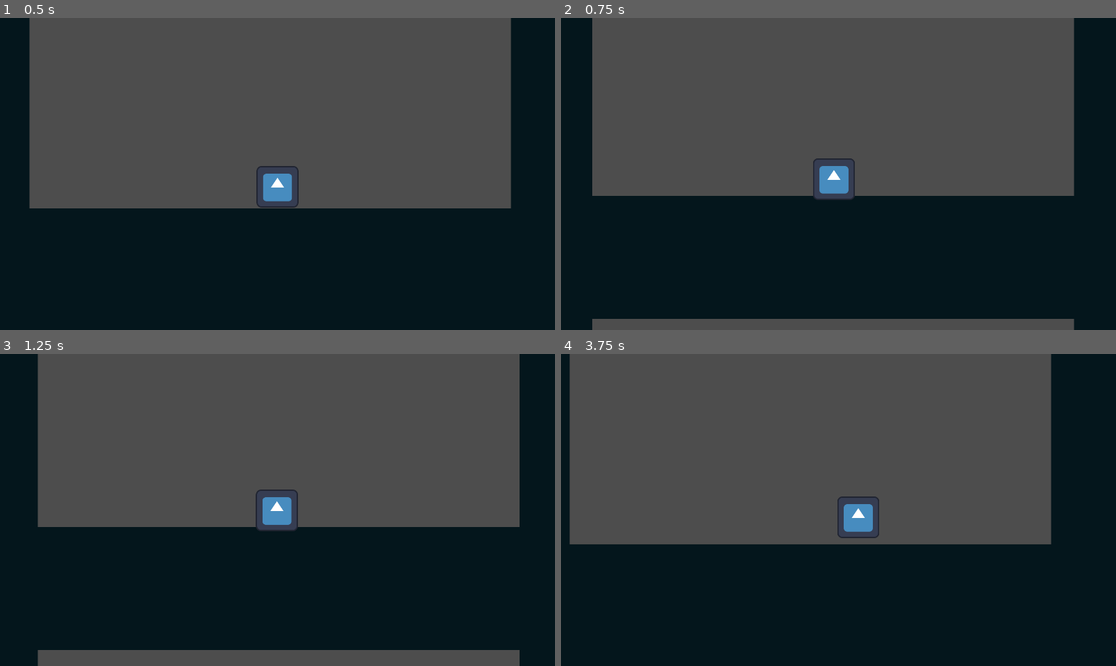
Above: before the commit, frames 1-4 (two rows, left to right).
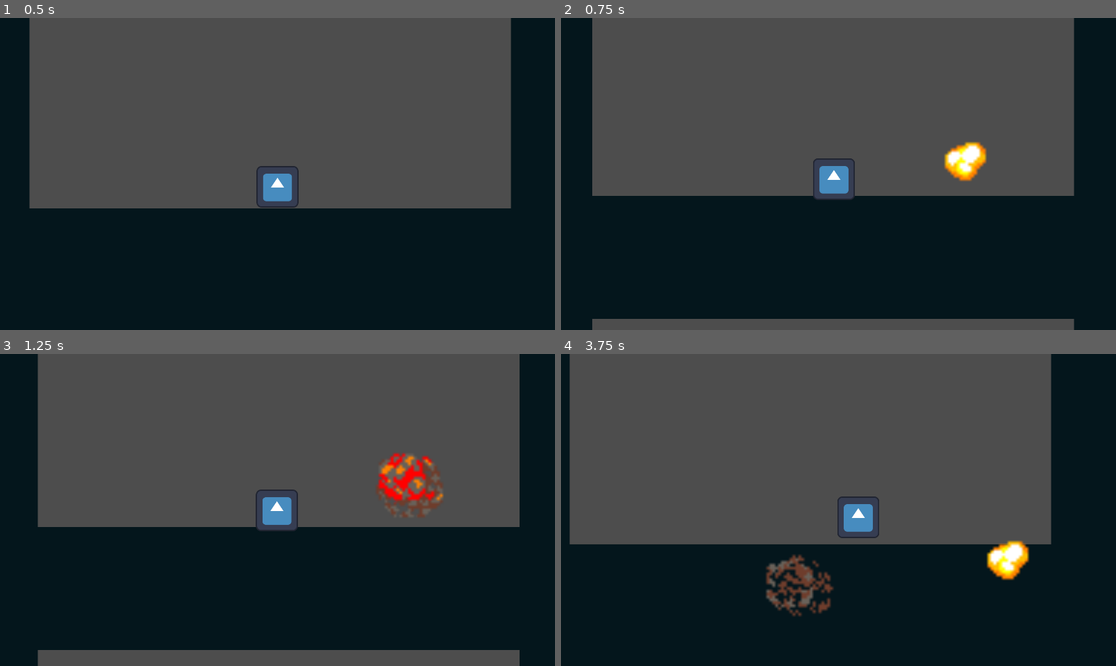
Above: after the commit, the same moments.

Repository: dandytron/BlowUP
Game: Godot game, scene res://scenes/main.tscn
Same seed, same stepped clock (60 frames per second), same inputs: the game is played once before the commit and once after it. The engine's default icon, where the game draws it, is replaced by a stand-in: a white triangle on a blue panel in a dark square.
Inputs (mouse positions are in pixels of both pictures, inside the frame that each line leads up to):
- Up to frame 1 (0.5 s): no input
- Up to frame 2 (0.75 s): move the mouse to (960, 158) at 0.52 s; click (960, 158) at 0.6 s
- Up to frame 3 (1.25 s): no input
- Up to frame 4 (3.75 s): move the mouse to (727, 525) at 1.27 s; click (727, 525) at 1.35 s; move the mouse to (894, 441) at 2.02 s; click (894, 441) at 2.1 s; move the mouse to (810, 572) at 2.77 s; click (810, 572) at 2.85 s; move the mouse to (1005, 556) at 3.52 s; click (1005, 556) at 3.6 s

Frame 1 is identical in both runs. In frame 2, 0.7% of the frame differs, in the area x 69-77%, y 39-53%; in frame 3, 1.7%; in frame 4, 2.1%, in the area x 36-85%, y 59-85%.

Commit message:
Add explosions! Also add left mouse click as action

Diff:
--- a/project.godot
+++ b/project.godot
@@ -20,6 +20,14 @@
 window/size/viewport_width=1920
 window/size/viewport_height=1080
 
+[input]
+
+LeftMouseClick={
+"deadzone": 0.5,
+"events": [Object(InputEventMouseButton,"resource_local_to_scene":false,"resource_name":"","device":-1,"window_id":0,"alt_pressed":false,"shift_pressed":false,"ctrl_pressed":false,"meta_pressed":false,"button_mask":1,"position":Vector2(174, 14),"global_position":Vector2(183, 60),"factor":1.0,"button_index":1,"canceled":false,"pressed":true,"double_click":false,"script":null)
+]
+}
+
 [rendering]
 
 renderer/rendering_method="gl_compatibility"
--- a/scenes/explosion.tscn
+++ b/scenes/explosion.tscn
@@ -1,12 +1,92 @@
-[gd_scene load_steps=3 format=3 uid="uid://b1e60olyac7l5"]
+[gd_scene load_steps=14 format=3 uid="uid://b1e60olyac7l5"]
 
-[ext_resource type="Script" path="res://scripts/explosion.gd" id="1_sucsq"]
+[ext_resource type="Texture2D" uid="uid://g05ry2fh010g" path="res://assets/sprites/big-explosion.png" id="1_48mba"]
+[ext_resource type="Script" path="res://scripts/explosion.gd" id="2_m6hqt"]
 
-[sub_resource type="CanvasTexture" id="CanvasTexture_cs24i"]
+[sub_resource type="AtlasTexture" id="AtlasTexture_3u0o0"]
+atlas = ExtResource("1_48mba")
+region = Rect2(32, 0, 32, 32)
 
-[node name="Sprite2D" type="Sprite2D"]
-modulate = Color(0.825946, 0.555674, 0.632499, 1)
-position = Vector2(39.75, 12)
-scale = Vector2(80.5, 72)
-texture = SubResource("CanvasTexture_cs24i")
-script = ExtResource("1_sucsq")
+[sub_resource type="AtlasTexture" id="AtlasTexture_onwol"]
+atlas = ExtResource("1_48mba")
+region = Rect2(64, 0, 32, 32)
+
+[sub_resource type="AtlasTexture" id="AtlasTexture_yjmla"]
+atlas = ExtResource("1_48mba")
+region = Rect2(96, 0, 32, 32)
+
+[sub_resource type="AtlasTexture" id="AtlasTexture_lvt8w"]
+atlas = ExtResource("1_48mba")
+region = Rect2(128, 0, 32, 32)
+
+[sub_resource type="AtlasTexture" id="AtlasTexture_fs1n7"]
+atlas = ExtResource("1_48mba")
+region = Rect2(160, 0, 32, 32)
+
+[sub_resource type="AtlasTexture" id="AtlasTexture_nfwjv"]
+atlas = ExtResource("1_48mba")
+region = Rect2(192, 0, 32, 32)
+
+[sub_resource type="AtlasTexture" id="AtlasTexture_qq8wb"]
+atlas = ExtResource("1_48mba")
+region = Rect2(224, 0, 32, 32)
+
+[sub_resource type="AtlasTexture" id="AtlasTexture_q7d5e"]
+atlas = ExtResource("1_48mba")
+region = Rect2(256, 0, 32, 32)
+
+[sub_resource type="AtlasTexture" id="AtlasTexture_whnvy"]
+atlas = ExtResource("1_48mba")
+region = Rect2(288, 0, 32, 32)
+
+[sub_resource type="AtlasTexture" id="AtlasTexture_xentq"]
+atlas = ExtResource("1_48mba")
+region = Rect2(320, 0, 32, 32)
+
+[sub_resource type="SpriteFrames" id="SpriteFrames_rgj3p"]
+animations = [{
+"frames": [{
+"duration": 1.0,
+"texture": SubResource("AtlasTexture_3u0o0")
+}, {
+"duration": 1.0,
+"texture": SubResource("AtlasTexture_onwol")
+}, {
+"duration": 1.0,
+"texture": SubResource("AtlasTexture_yjmla")
+}, {
+"duration": 1.0,
+"texture": SubResource("AtlasTexture_lvt8w")
+}, {
+"duration": 1.0,
+"texture": SubResource("AtlasTexture_fs1n7")
+}, {
+"duration": 1.0,
+"texture": SubResource("AtlasTexture_nfwjv")
+}, {
+"duration": 1.0,
+"texture": SubResource("AtlasTexture_qq8wb")
+}, {
+"duration": 1.0,
+"texture": SubResource("AtlasTexture_q7d5e")
+}, {
+"duration": 1.0,
+"texture": SubResource("AtlasTexture_whnvy")
+}, {
+"duration": 1.0,
+"texture": SubResource("AtlasTexture_xentq")
+}],
+"loop": false,
+"name": &"default",
+"speed": 10.0
+}]
+
+[node name="Explosion" type="Area2D"]
+
+[node name="AnimatedSprite2D" type="AnimatedSprite2D" parent="."]
+scale = Vector2(10, 10)
+sprite_frames = SubResource("SpriteFrames_rgj3p")
+autoplay = "default"
+frame = 9
+frame_progress = 1.0
+script = ExtResource("2_m6hqt")
--- a/scenes/main.tscn
+++ b/scenes/main.tscn
@@ -1,8 +1,9 @@
-[gd_scene load_steps=4 format=3 uid="uid://nuh2lic3sd55"]
+[gd_scene load_steps=5 format=3 uid="uid://nuh2lic3sd55"]
 
 [ext_resource type="Script" path="res://scripts/main.gd" id="1_6tvhn"]
 [ext_resource type="PackedScene" uid="uid://nii0ee7sq6rj" path="res://scenes/wall.tscn" id="1_haspb"]
 [ext_resource type="PackedScene" uid="uid://cuk1tj6fqa8sw" path="res://scenes/player.tscn" id="2_8ocxl"]
+[ext_resource type="Script" path="res://scripts/explosion_layer.gd" id="4_i8u82"]
 
 [node name="Main" type="Node2D"]
 script = ExtResource("1_6tvhn")
@@ -20,3 +21,6 @@
 [node name="John" parent="." instance=ExtResource("2_8ocxl")]
 unique_name_in_owner = true
 position = Vector2(988, 907)
+
+[node name="ExplosionLayer" type="Node2D" parent="."]
+script = ExtResource("4_i8u82")
--- a/scenes/player.tscn
+++ b/scenes/player.tscn
@@ -9,7 +9,7 @@
 [sub_resource type="RectangleShape2D" id="RectangleShape2D_vt40j"]
 size = Vector2(135, 135)
 
-[node name="RigidBody2D" type="RigidBody2D"]
+[node name="MainCharacter" type="RigidBody2D"]
 mass = 0.1
 physics_material_override = SubResource("PhysicsMaterial_eldub")
 gravity_scale = 0.8
--- a/scripts/explosion.gd
+++ b/scripts/explosion.gd
@@ -1,18 +1,8 @@
-extends Sprite2D
+extends AnimatedSprite2D
 
-var exploded := false
-var explode_position := Vector2.ZERO
+func _ready():
+	play()
+	connect("animation_finished", Callable(self, "_on_animation_finished"))
 
-func _input(event):
-    if event is InputEventMouseButton and event.is_pressed():
-        exploded = true
-        explode_position = event.position
-        print(event.position)
-
-# Called every frame. 'delta' is the elapsed time since the previous frame.
-func _process(delta: float) -> void:
-	# TODO: add explosion on event.position
-    if exploded:
-      pass
-    else:
-      pass
+func _on_animation_finished():
+	queue_free()
--- /dev/null
+++ b/scripts/explosion_layer.gd
@@ -0,0 +1,14 @@
+extends Node2D
+
+var boom = preload("res://scenes/explosion.tscn")
+
+func create_explosion(mousePosition):
+	var newExplosion := boom.instantiate()
+	newExplosion.set_position(mousePosition)
+	add_child(newExplosion)
+
+
+# # Called every frame. 'delta' is the elapsed time since the previous frame.
+func _process(_delta: float) -> void:
+	if Input.is_action_just_pressed("LeftMouseClick"):
+		create_explosion(get_global_mouse_position())
--- a/scripts/main_character.gd
+++ b/scripts/main_character.gd
@@ -1,5 +1,6 @@
 class_name MainCharacter
 extends RigidBody2D
+
 
 var exploded := false
 var explode_position := Vector2.ZERO
@@ -10,10 +11,11 @@
 		explode_position = get_global_mouse_position()
 
 
-func _physics_process(delta: float) -> void:
+func _physics_process(_delta: float) -> void:
 	if exploded:
 		var force_vector := explode_position.direction_to(self.position)
 		var force_distance := explode_position.distance_to(self.position)
 
+		# TODO: Godot4 curves for simplifiying the impulse algo? https://www.youtube.com/watch?v=cTSrjN_2qDI
 		apply_central_impulse(force_vector * (10000/force_distance))
 		exploded = false
Binary file added: assets/sprites/big-explosion.png
Not shown, added: assets/sprites/big-explosion.png.import
Not shown, changed: README.md
